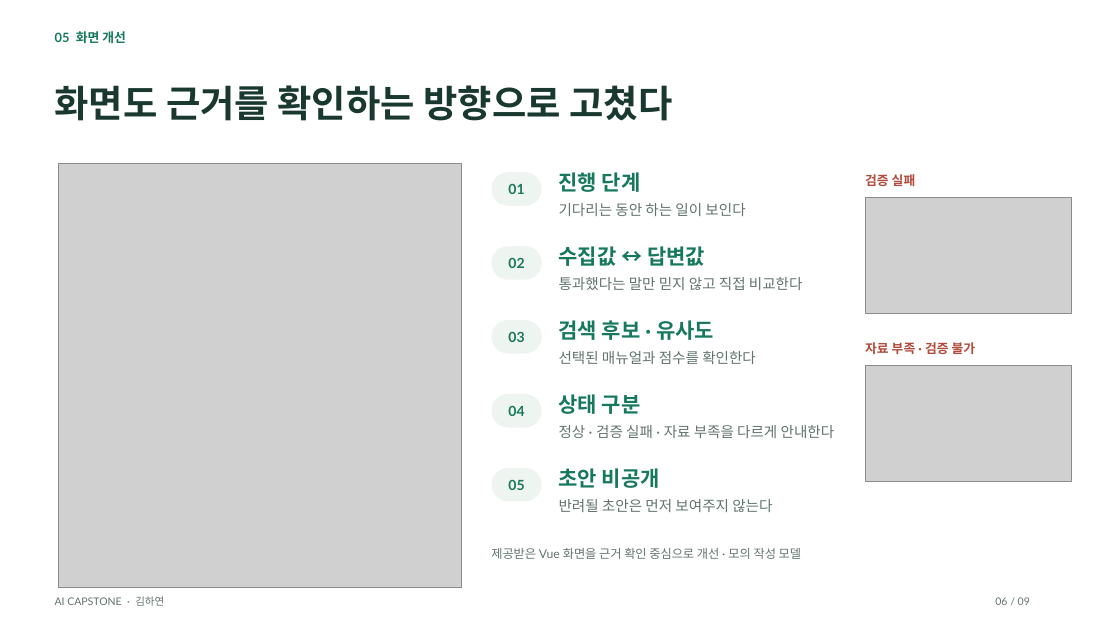
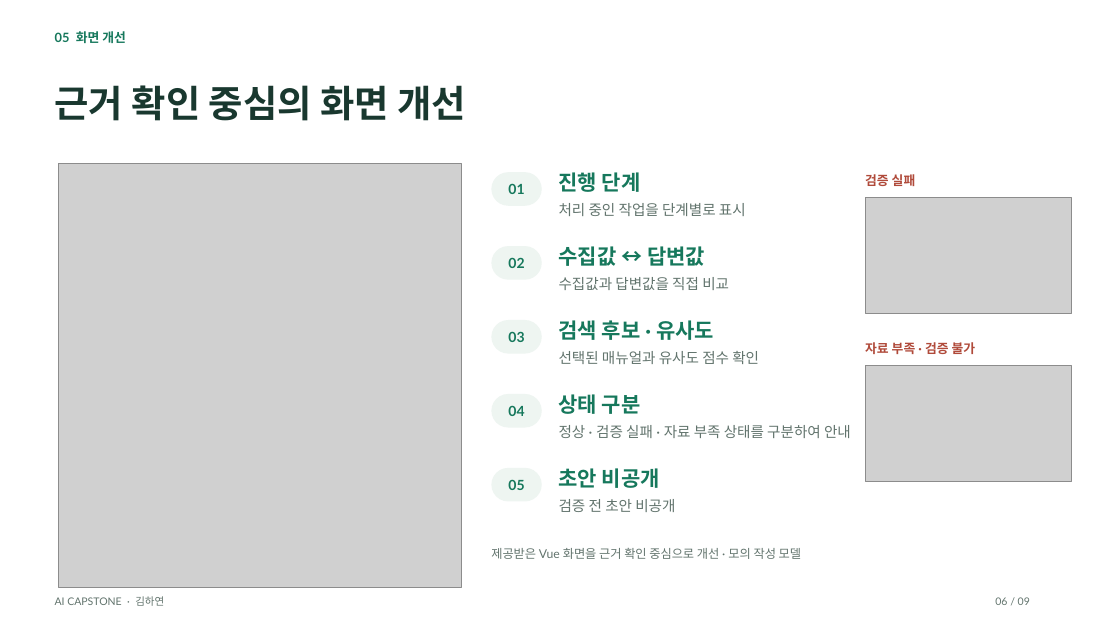
Before and after one commit to gkyeon/ai-capstone-gkyeon, a slide deck: slide 6 of submission/AI_Capstone_발표.pptx. Drawn at 1120x630 pixels with LibreOffice and Linux fonts; fonts in the diff are those of the drawing; grey boxes stand for pictures. Boxes give left, top, right and bottom in pixels: in the first picture for what was removed or moved away, otherwise in the second. Text is boxed around its words. In the diff, an @@ line names an element or a change of style, - is before the commit and + after.

```diff
--- a/submission/AI_Capstone_발표.pptx
+++ b/submission/AI_Capstone_발표.pptx
@@ text at bbox=[55, 85, 467, 121]: text changed @@
-화면도 근거를 확인하는 방향으로 고쳤다
+근거 확인 중심의 화면 개선
@@ text at bbox=[559, 203, 746, 216]: text changed @@
-기다리는 동안 하는 일이 보인다
+처리 중인 작업을 단계별로 표시
@@ text at bbox=[559, 277, 729, 290]: text changed @@
-통과했다는 말만 믿지 않고 직접 비교한다
+수집값과 답변값을 직접 비교
@@ text at bbox=[559, 351, 759, 364]: text changed @@
-선택된 매뉴얼과 점수를 확인한다
+선택된 매뉴얼과 유사도 점수 확인
@@ text at bbox=[559, 425, 851, 438]: text changed @@
-정상 · 검증 실패 · 자료 부족을 다르게 안내한다
+정상 · 검증 실패 · 자료 부족 상태를 구분하여 안내
@@ text at bbox=[559, 499, 675, 512]: text changed @@
-반려될 초안은 먼저 보여주지 않는다
+검증 전 초안 비공개
```
Also in this commit, not shown: 7 other slides changed, 1 other file.
